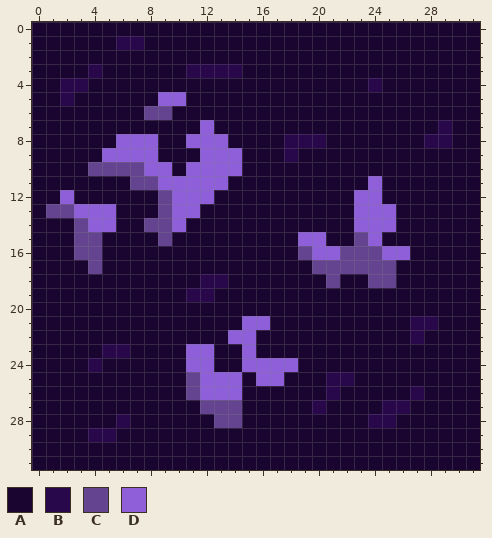
Two versions of one pixel-art sprite, sprites/blocks/enviroment/ore/obethyst1.png. This is how it looked before the edit.
The file is 32x32 pixels.
Palette (. is transparent): A #1a0531  B #28084b  C #644391  D #8e5fd9
The result:
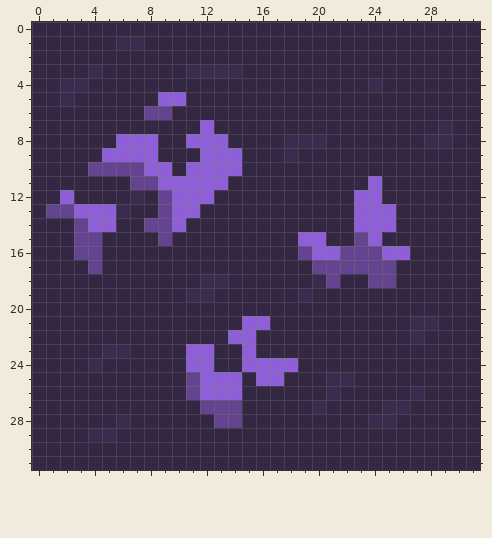
Difference:
colour A: #1a0531 -> #332744
colour B: #28084b -> #3a2b4f
Changed rows in their new state; - is a pixel that keeps its letter.
first column x 6:
12 -B
13 B-
first column x 19:
18 -B
19 B-
Where, in picture pixels (left, top, right, bottom), the same in both pictures:
changed: (32, 22, 480, 470)
